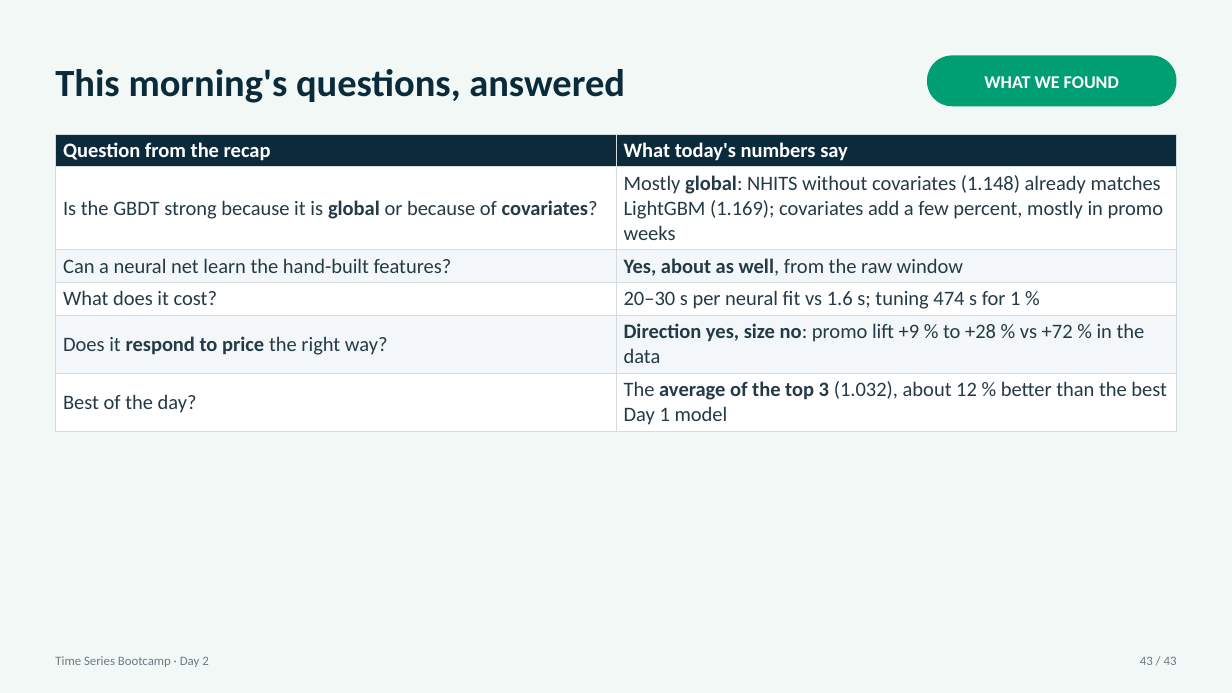
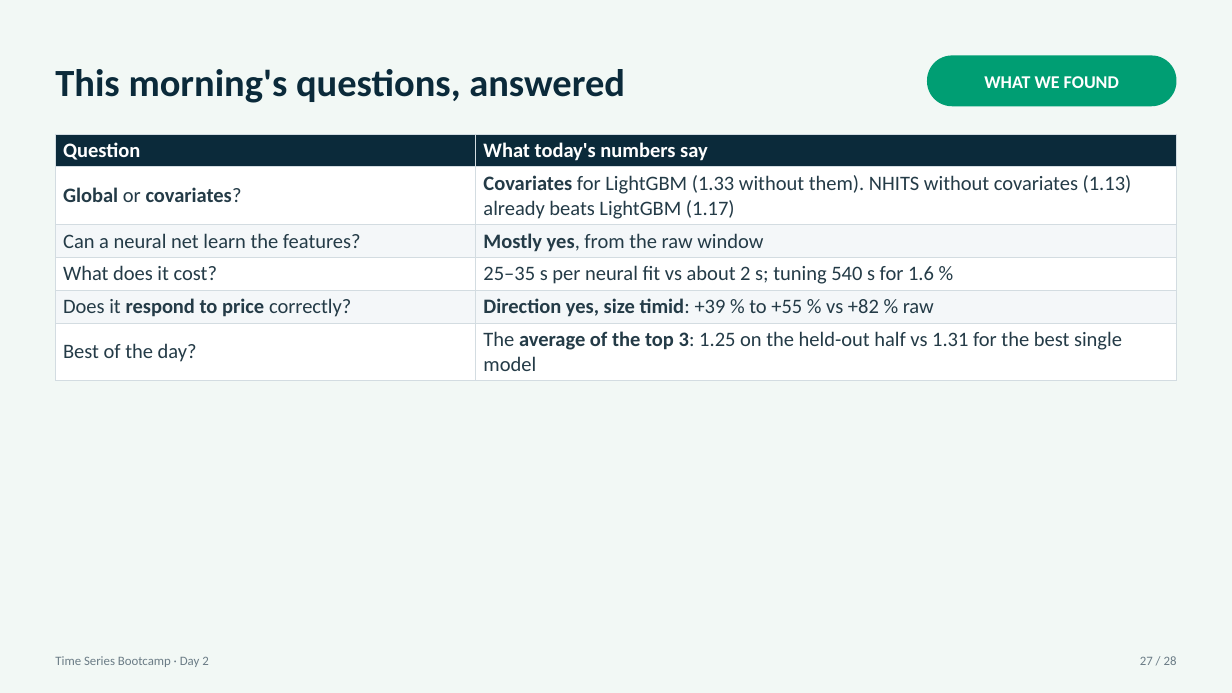
Before and after one commit to tackes/time-series-forecasting-bootcamp, a slide deck: slide 27 of day2_neural/slides/day2_slides.pptx (slide 43 before the commit). Drawn at 1232x693 pixels with LibreOffice and Linux fonts; fonts in the diff are those of the drawing. Boxes give left, top, right and bottom in pixels: in the first picture for what was removed or moved away, otherwise in the second. Text is boxed around its words. In the diff, an @@ line names an element or a change of style, - is before the commit and + after.

```diff
--- a/day2_neural/slides/day2_slides.pptx
+++ b/day2_neural/slides/day2_slides.pptx
@@ table at <box>55,134,1177,375</box> @@
-row 1, column 1: Question from the recap
+row 1, column 1: Question
-row 2, column 1: Is the GBDT strong because it is global or because of covariates?
+row 2, column 1: Global or covariates?
-row 2, column 2: Mostly global: NHITS without covariates (1.148) already matches LightGBM (1.169); covariates add a few percent, mostly in promo weeks
+row 2, column 2: Covariates for LightGBM (1.33 without them). NHITS without covariates (1.13) already beats LightGBM (1.17)
-row 3, column 1: Can a neural net learn the hand-built features?
+row 3, column 1: Can a neural net learn the features?
-row 3, column 2: Yes, about as well, from the raw window
+row 3, column 2: Mostly yes, from the raw window
-row 4, column 2: 20–30 s per neural fit vs 1.6 s; tuning 474 s for 1 %
+row 4, column 2: 25–35 s per neural fit vs about 2 s; tuning 540 s for 1.6 %
-row 5, column 1: Does it respond to price the right way?
+row 5, column 1: Does it respond to price correctly?
-row 5, column 2: Direction yes, size no: promo lift +9 % to +28 % vs +72 % in the data
+row 5, column 2: Direction yes, size timid: +39 % to +55 % vs +82 % raw
-row 6, column 2: The average of the top 3 (1.032), about 12 % better than the best Day 1 model
+row 6, column 2: The average of the top 3: 1.25 on the held-out half vs 1.31 for the best single model
@@ text at <box>1140,656,1177,665</box>: text changed @@
-43 / 43
+27 / 28
```
Also in this commit, not shown: 17 other slides changed, 8 slides added, 23 slides removed, 26 other files.
